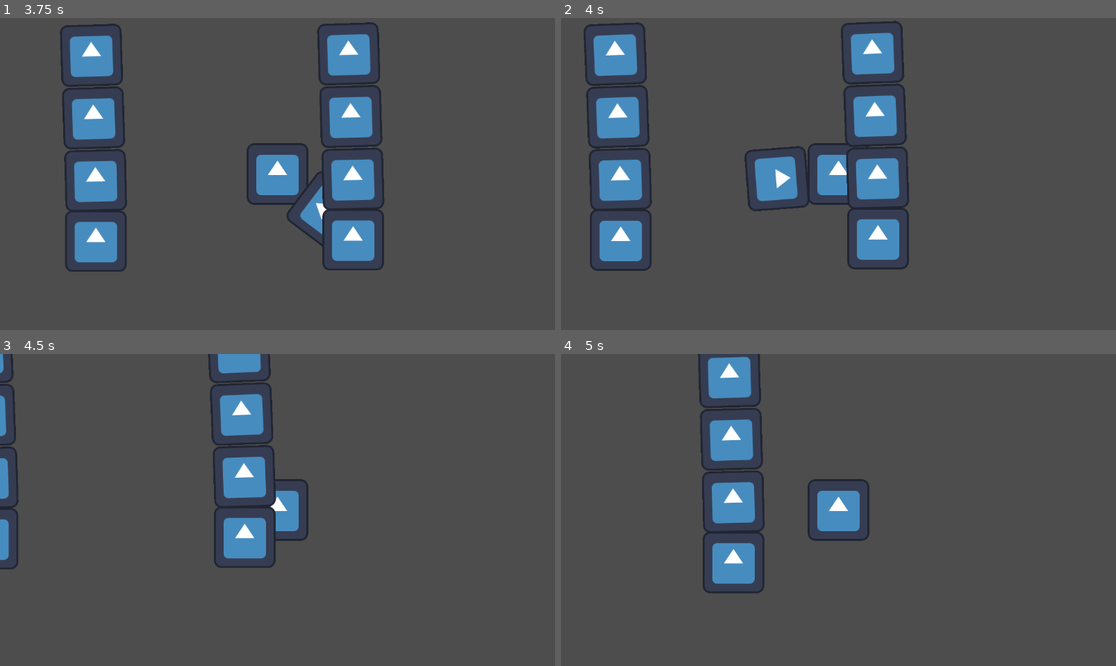
Above: before the commit, frames 1-4 (two rows, left to right).
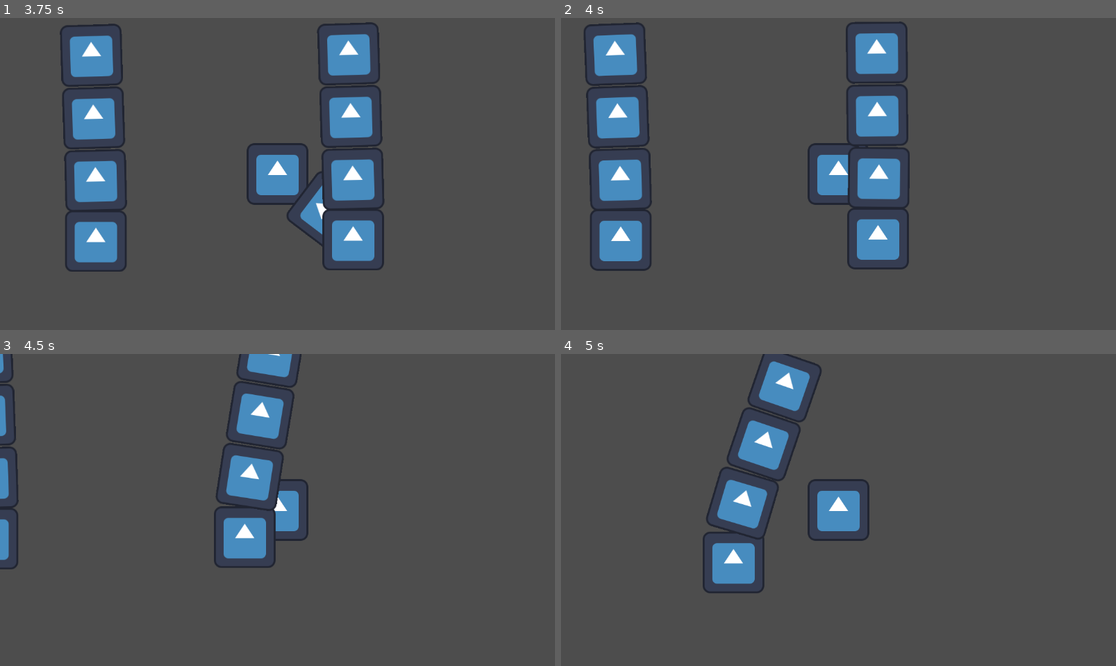
Above: after the commit, the same moments.

Repository: mikeedwards/cozy-jam-2023-moar-autumn
Game: Godot game, scene res://World/main.tscn
The game is run twice, just before and just after one commit, with the same random seed, the same clock (stepped at 60 frames per second) and the same inputs. The engine's default icon, where the game draws it, is replaced by a stand-in: a white triangle on a blue panel in a dark square.
Inputs:
- Up to frame 1 (3.75 s): tap Enter (ui_accept) at 0.5, 0.77, 1.52, 3.02 s; hold Down (ui_down) 1.28-2.03 s; hold Down (ui_down) from 3.53 s (still down)
- Up to frame 2 (4 s): keep holding Down (ui_down); tap Enter (ui_accept) at 3.77 s
- Up to frame 3 (4.5 s): keep holding Down (ui_down)
- Up to frame 4 (5 s): keep holding Down (ui_down); tap Enter (ui_accept) at 4.52 s

Frame 1 is identical in both runs. In frame 2, 2.6% of the frame differs, in the area x 33-63%, y 0-62%; in frame 3, 3.1%; in frame 4, 5.4%, in the area x 24-47%, y 0-60%.

Commit message:
fix segment hits by pan

Diff:
--- a/Pan/pan.gd
+++ b/Pan/pan.gd
@@ -26,3 +26,9 @@
 		collision_layer = 2
 
 	visible = spinning
+
+func register_hit(segment: Node2D):
+	spinning = false
+	av = 0
+	rotation = 0
+	collision_layer = 0
--- a/Tree/tree.gd
+++ b/Tree/tree.gd
@@ -16,11 +16,14 @@
 	if hit[2]:
 		trunk[2].apply_central_impulse(Vector2(600 * _delta,0))
 
-func _on_trunk_area_01_body_entered(body):
+func _on_trunk_area_01_body_entered(body: Pan):
 	hit[0] = true
+	body.register_hit(trunk[0])
 
-func _on_trunk_area_02_body_entered(body):
+func _on_trunk_area_02_body_entered(body: Pan):
 	hit[1] = true
+	body.register_hit(trunk[1])
 
-func _on_trunk_area_03_body_entered(body):
+func _on_trunk_area_03_body_entered(body: Pan):
 	hit[2] = true
+	body.register_hit(trunk[2])
--- a/Tree/tree.tscn
+++ b/Tree/tree.tscn
@@ -14,6 +14,9 @@
 
 [sub_resource type="CircleShape2D" id="CircleShape2D_buu4y"]
 radius = 62.6279
+
+[sub_resource type="CircleShape2D" id="CircleShape2D_cr1v8"]
+radius = 60.6321
 
 [node name="Tree" type="Node2D"]
 script = ExtResource("1_exp2f")
@@ -80,7 +83,7 @@
 collision_mask = 2
 
 [node name="CollisionShape2D" type="CollisionShape2D" parent="TrunkSegment01/TrunkArea01"]
-position = Vector2(2.5, -192)
+position = Vector2(2.5, 69)
 shape = SubResource("CircleShape2D_myr13")
 
 [node name="TrunkSegment02" type="Node2D" parent="."]
@@ -134,8 +137,8 @@
 collision_mask = 2
 
 [node name="CollisionShape2D" type="CollisionShape2D" parent="TrunkSegment02/TrunkArea02"]
-position = Vector2(2.5, -192)
-shape = SubResource("CircleShape2D_myr13")
+position = Vector2(2.5, -63)
+shape = SubResource("CircleShape2D_cr1v8")
 
 [node name="TrunkSegment03" type="Node2D" parent="."]
 position = Vector2(0, -260)
Not shown: 1 places in Tree/tree.tscn that only renumber resources
